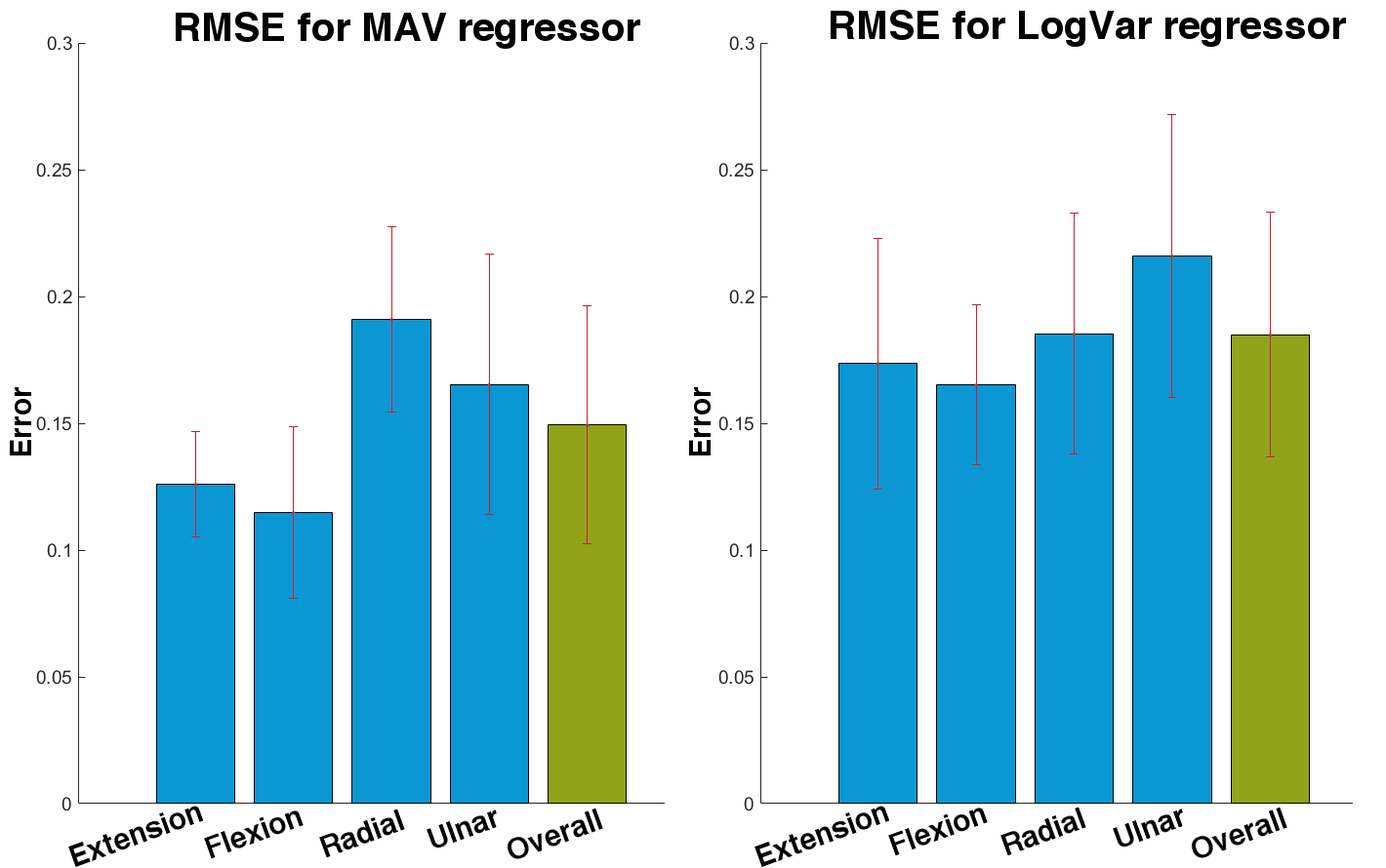
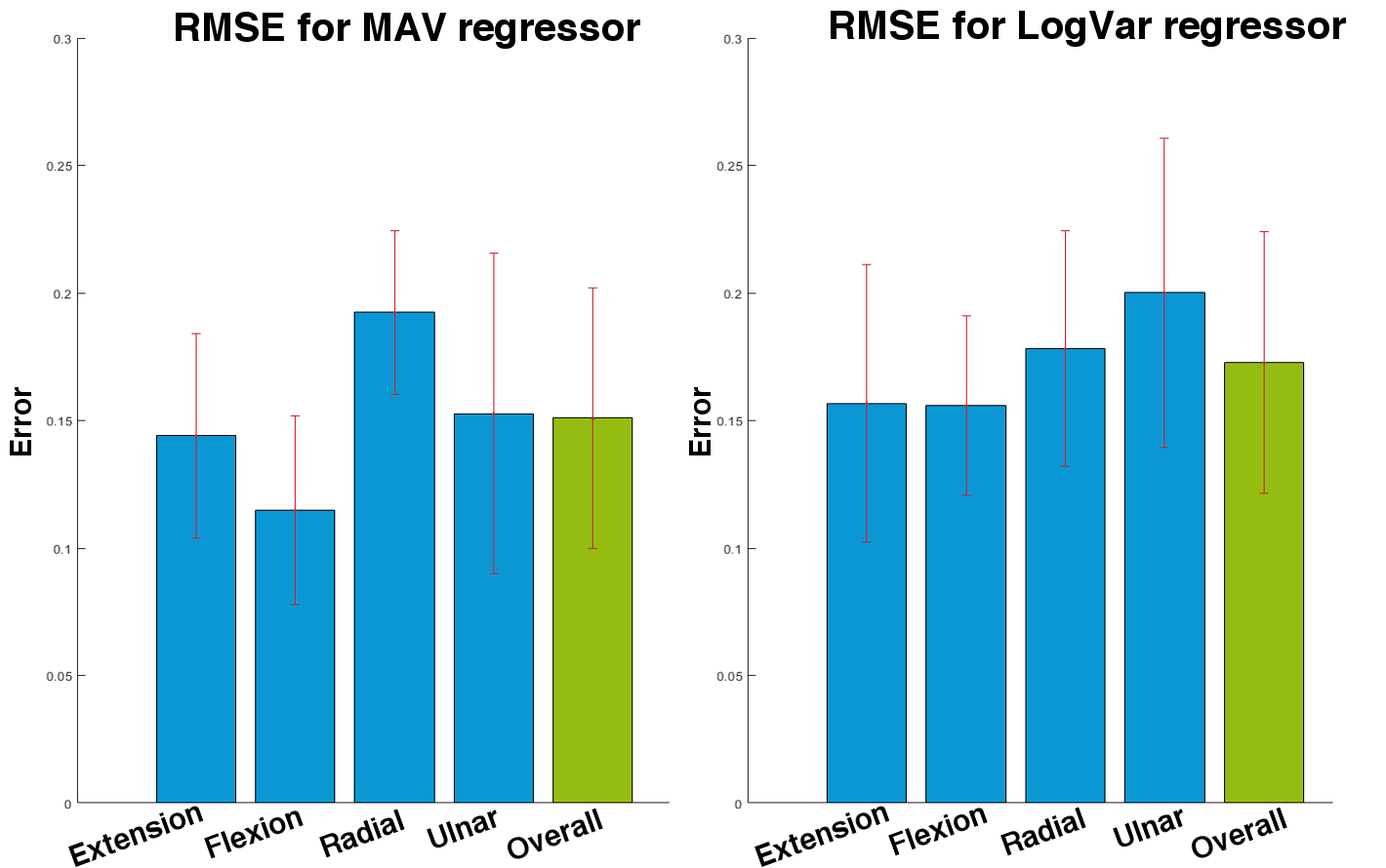
Comparing the layer stacks of the two 1386 x 868 images. Changes:
added layer "Udklipsholder" above "RMSEBarPlotNewData.png" over [36, 20, 1353, 812]
hid "RMSEBarPlotNewData.png" over [36, 20, 1353, 812]
